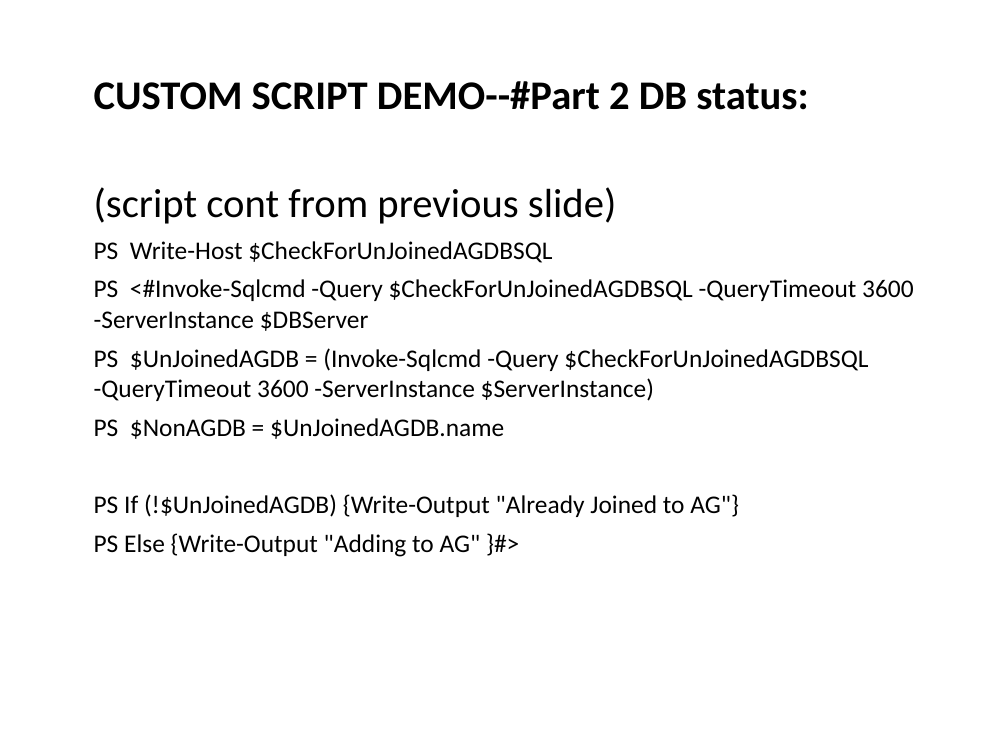
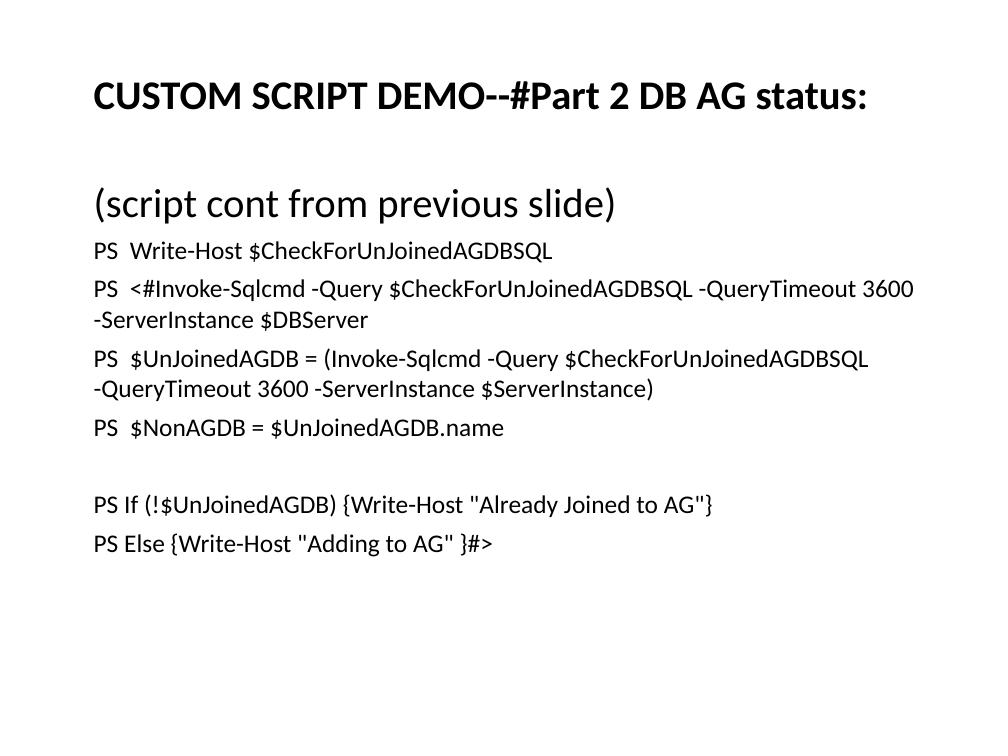
Before and after one commit to GoddessOfTheDatabase/SSPowershell, a slide deck: slide 27 of Presentation2-wTemplate.odp (slide 25 before the commit). Drawn at 1008x756 pixels with LibreOffice and Linux fonts; fonts in the diff are those of the drawing; background and template pictures are left out. Boxes give left, top, right and bottom in pixels: in the first picture for what was removed or moved away, otherwise in the second. Text is boxed around its words. In the diff, an @@ line names an element or a change of style, - is before the commit and + after.

```diff
--- a/Presentation2-wTemplate.odp
+++ b/Presentation2-wTemplate.odp
@@ title at [94,81,868,110]: text changed @@
-CUSTOM SCRIPT DEMO--#Part 2 DB status:
+CUSTOM SCRIPT DEMO--#Part 2 DB AG status:
@@ text at [94,494,713,557]: text changed @@
-PS If (!$UnJoinedAGDB) {Write-Output "Already Joined to AG"}
-PS Else {Write-Output "Adding to AG" }#>
+PS If (!$UnJoinedAGDB) {Write-Host "Already Joined to AG"}
+PS Else {Write-Host "Adding to AG" }#>
```
Also in this commit, not shown: 1 other slide changed, 5 slides added.
